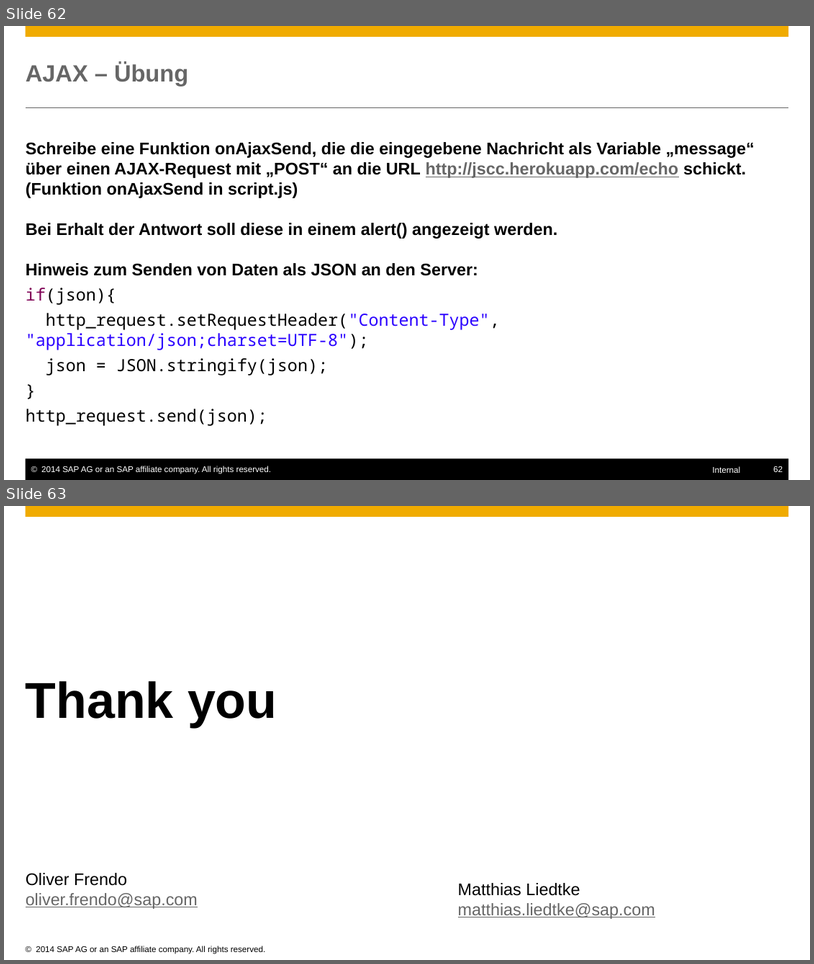
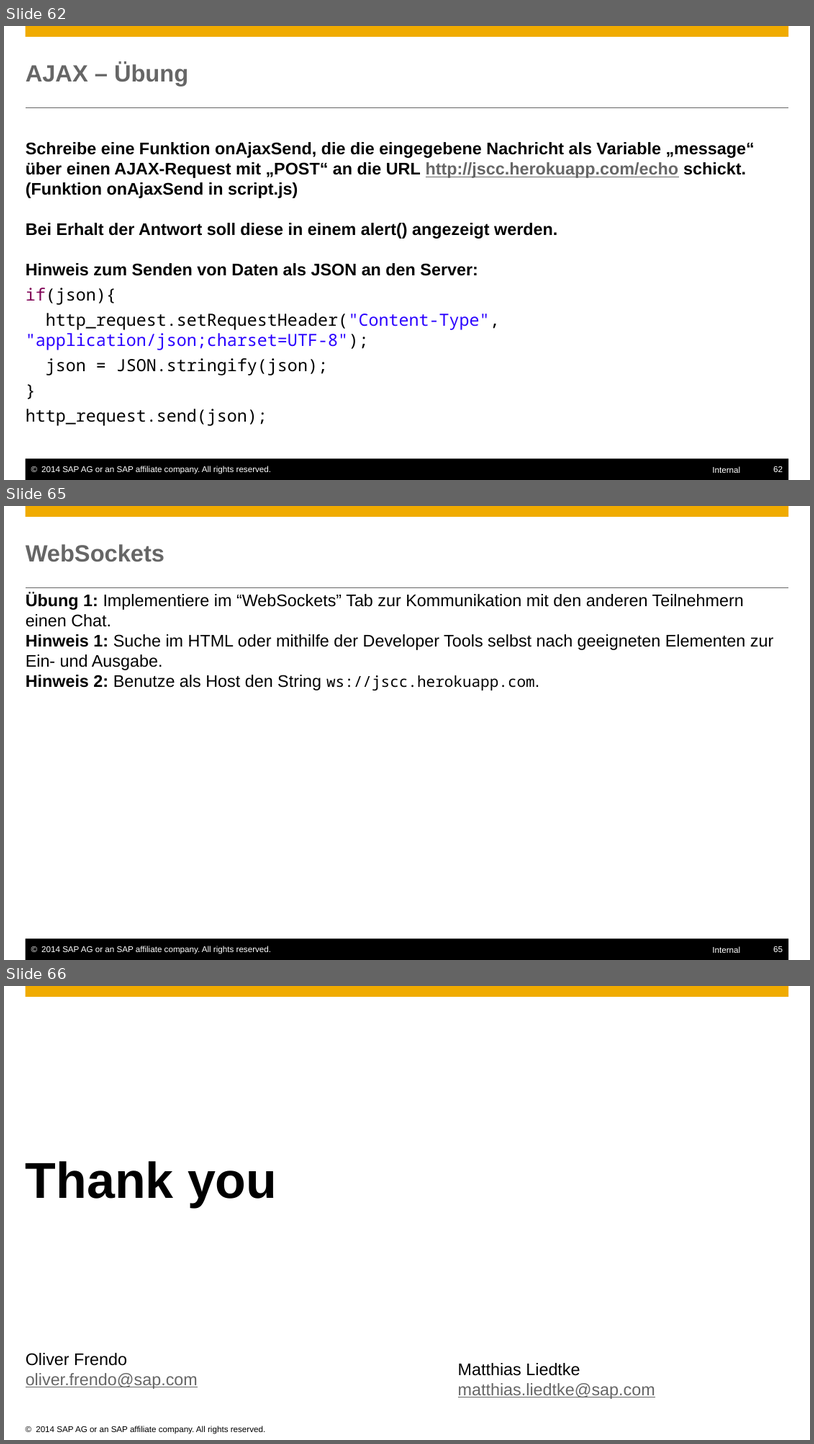
Before and after one commit to ofrendo/JSCrossCourse, a slide deck: JSCrosscourse.pptx. Shown one above the other, each under a label of ours: slides 62 and 63 before the commit, slides 62, 65 and 66 after it; the slides between them are not shown. The pictures are 814x964 and 814x1444 pixels, drawn with LibreOffice and Linux fonts; fonts in the diff are those of the drawing; background and template pictures are left out. Boxes give left, top, right and bottom in pixels: in the first picture for what was removed or moved away, otherwise in the second. Text is boxed around its words. In the diff, an @@ line names an element or a change of style, - is before the commit and + after.

```diff
--- a/JSCrosscourse.pptx
+++ b/JSCrosscourse.pptx
@@ slide 65 added at <box>4,506,810,960</box>, background #FFFFFF; not listed: 6 template elements that a slide beside it also shows @@
@@ title added at <box>26,544,165,562</box>, 28 pt, text #666666, bold @@
+WebSockets
@@ text added at <box>26,592,774,690</box>, 20 pt, text #000000 @@
+Übung 1: Implementiere im “WebSockets” Tab zur Kommunikation mit den anderen Teilnehmern einen Chat.
+Hinweis 1: Suche im HTML oder mithilfe der Developer Tools selbst nach geeigneten Elementen zur Ein- und Ausgabe.
+Hinweis 2: Benutze als Host den String ws://jscc.herokuapp.com.
@@ what was slide 63 is now slide 66 @@
```
Also in this commit, not shown: 2 other slides added.
